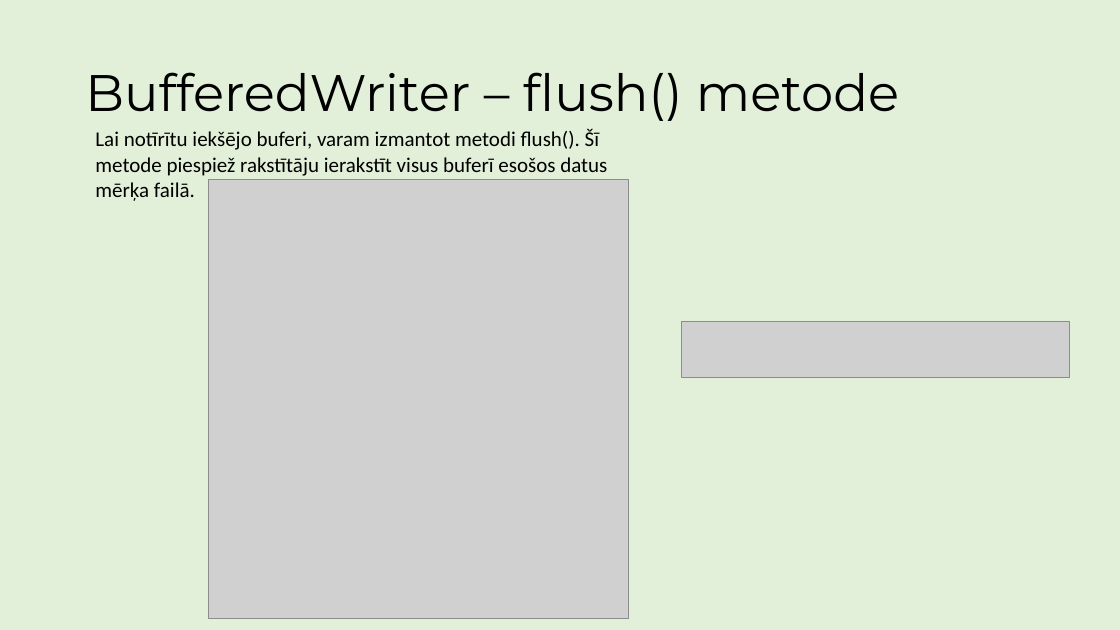
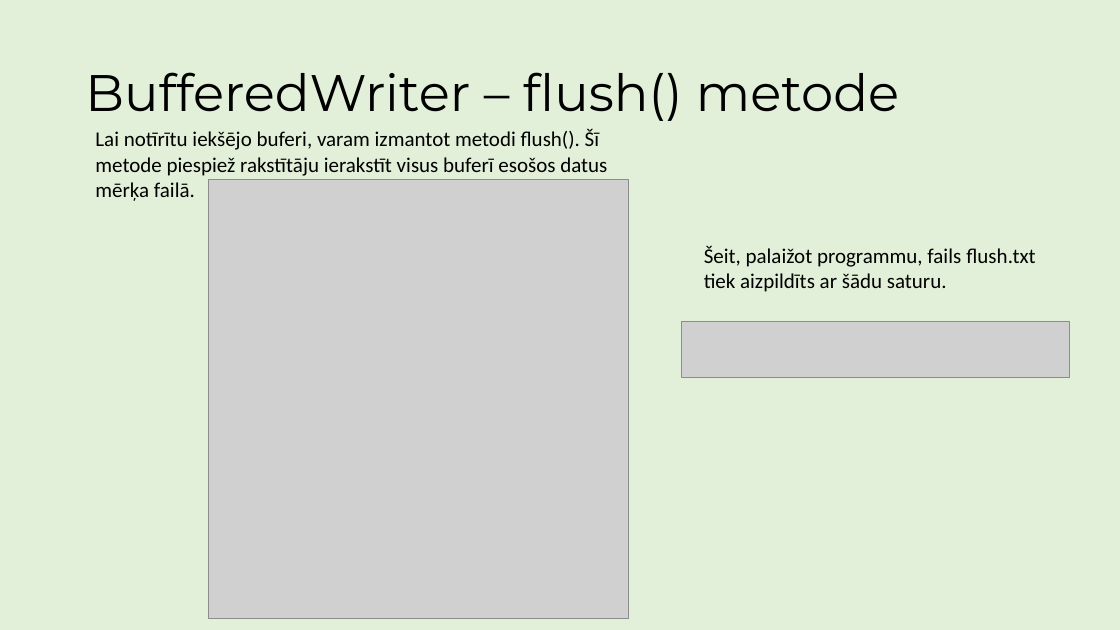
Before and after one commit to ricciss/TekstaDatnes, a slide deck: slide 15 of MacibuMaterials.pptx. Drawn at 1120x630 pixels with LibreOffice and Linux fonts; fonts in the diff are those of the drawing; grey boxes stand for pictures. Boxes give left, top, right and bottom in pixels: in the first picture for what was removed or moved away, otherwise in the second. Text is boxed around its words. In the diff, an @@ line names an element or a change of style, - is before the commit and + after.

Commit message:
Pievienota informācija par PrintWriter

```diff
--- a/MacibuMaterials.pptx
+++ b/MacibuMaterials.pptx
@@ text added at (704,246,1035,292), 18 pt, text #000000 @@
+Šeit, palaižot programmu, fails flush.txt tiek aizpildīts ar šādu saturu.
```
Also in this commit, not shown: 2 other slides changed, 9 slides added, 1 other file.
